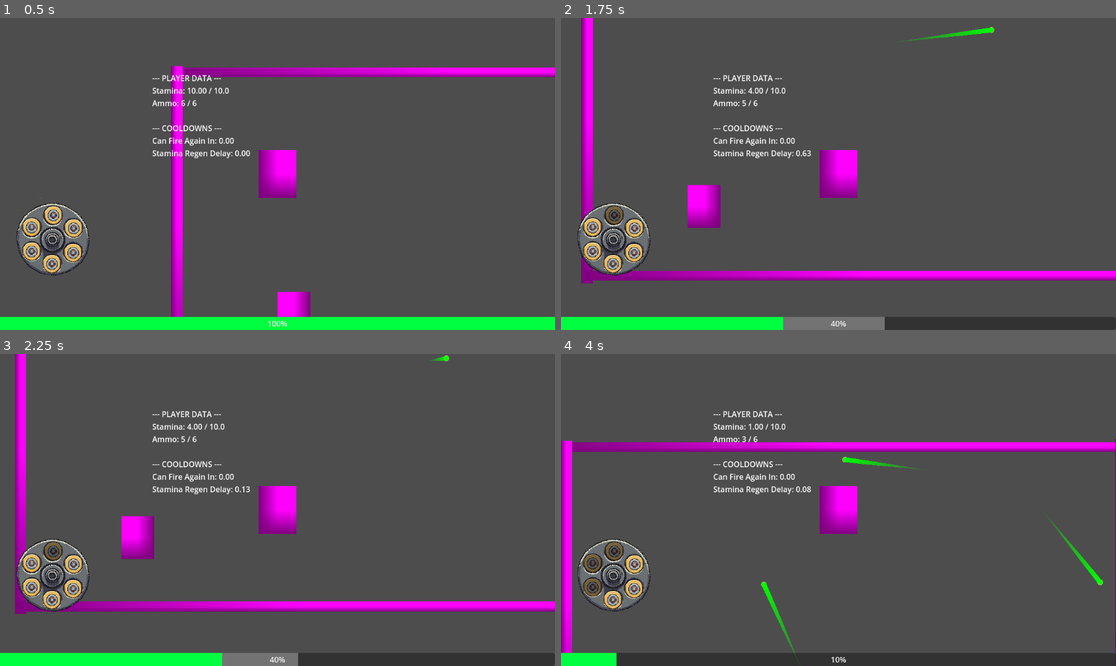
Above: before the commit, frames 1-4 (two rows, left to right).
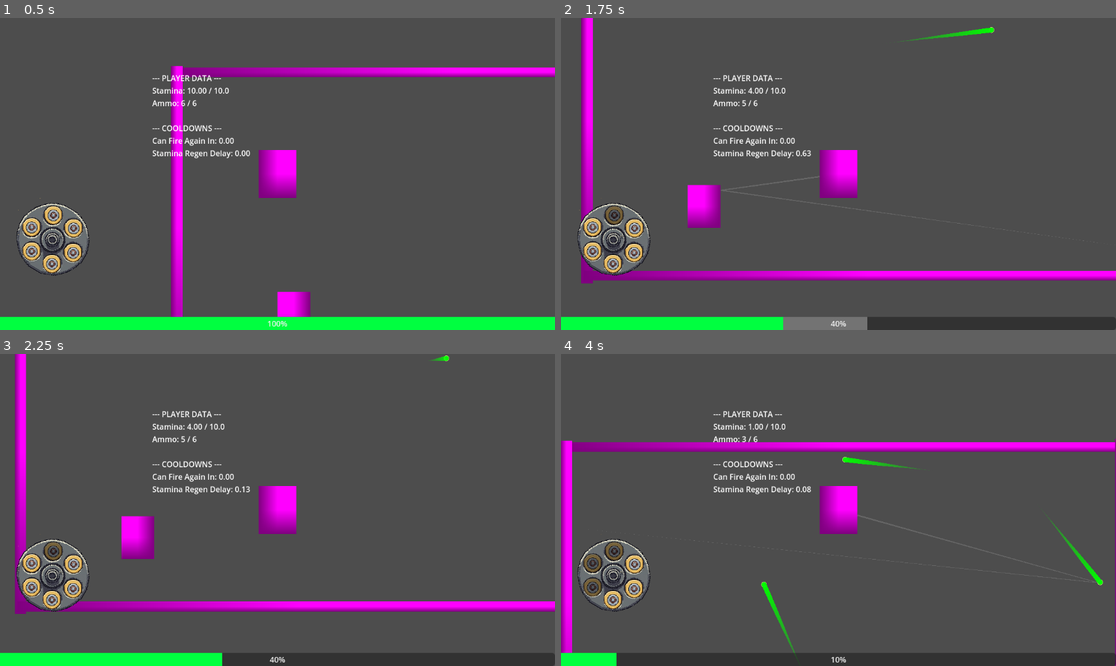
Above: after the commit, the same moments.

Repository: WenKaiDaWa/Timeless-Chase
Game: Godot game, scene res://scenes/test_gym.tscn
Same seed, same stepped clock (60 frames per second), same inputs: the game is played once before the commit and once after it.
Inputs (mouse positions are in pixels of both pictures, inside the frame that each line leads up to):
- Up to frame 1 (0.5 s): no input
- Up to frame 2 (1.75 s): tap Enter at 0.5 s; move the mouse to (960, 158) at 0.52 s; hold D (move_right) 0.53-1.28 s; click (960, 158) at 0.6 s; tap Shift (roll) at 0.8, 1.35 s; move the mouse to (727, 189) at 1.27 s; hold S (move_down) from 1.28 s (still down); tap Q (tactical_freeze) at 1.55 s
- Up to frame 3 (2.25 s): move the mouse to (333, 441) at 2.02 s; release S (move_down) at 2.03 s; hold D (move_right) from 2.03 s (still down); tap Q (tactical_freeze) at 2.1 s
- Up to frame 4 (4 s): click (894, 441) at 2.3 s; move the mouse to (810, 572) at 2.77 s; release D (move_right) at 2.78 s; hold W (move_up) 2.78-3.53 s; click (810, 572) at 2.85 s; tap Shift (roll) at 3.05, 3.6 s; move the mouse to (1005, 556) at 3.52 s; hold A (move_left) from 3.53 s (still down); tap Q (tactical_freeze) at 3.8 s

Frame 1 is identical in both runs. In frame 2, 0.2% of the frame differs, in the area x 29-65%, y 50-100%; in frame 3, 0.6%, in the area x 40-54%, y 95-100%; in frame 4, less than 0.1%.

Commit message:
added trajectory line

Diff:
--- a/scenes/player.tscn
+++ b/scenes/player.tscn
@@ -1,17 +1,26 @@
-[gd_scene load_steps=4 format=3 uid="uid://bxd6kxehl7g0x"]
+[gd_scene load_steps=7 format=3 uid="uid://bxd6kxehl7g0x"]
 
-[ext_resource type="Script" uid="uid://drqf0frndmddc" path="res://My-Game-Project/scripts/player.gd" id="1_pyxjr"]
+[ext_resource type="Script" uid="uid://drqf0frndmddc" path="res://scripts/player.gd" id="1_pyxjr"]
 
 [sub_resource type="PlaceholderTexture2D" id="PlaceholderTexture2D_pls03"]
 
 [sub_resource type="RectangleShape2D" id="RectangleShape2D_g51r6"]
 size = Vector2(76, 98)
 
+[sub_resource type="Curve" id="Curve_3vyb7"]
+_data = [Vector2(0, 1), 0.0, 1.4, 0, 0, Vector2(0.234043, 0), 0.0, 0.0, 0, 0]
+point_count = 2
+
+[sub_resource type="Gradient" id="Gradient_3vyb7"]
+offsets = PackedFloat32Array(0, 0.514085, 1)
+colors = PackedColorArray(0, 0, 0, 1, 0, 0, 0, 1, 1, 1, 1, 0)
+
+[sub_resource type="GradientTexture1D" id="GradientTexture1D_g2els"]
+gradient = SubResource("Gradient_3vyb7")
+
 [node name="Player" type="CharacterBody2D" groups=["player"]]
 collision_layer = 2
 script = ExtResource("1_pyxjr")
-fire_cooldown_duration = 0.4
-slowdown_factor = 0.025
 
 [node name="Sprite2D" type="Sprite2D" parent="."]
 scale = Vector2(-77.23, 99.01)
@@ -19,3 +28,10 @@
 
 [node name="CollisionShape2D" type="CollisionShape2D" parent="."]
 shape = SubResource("RectangleShape2D_g51r6")
+
+[node name="TrajectoryLine" type="Line2D" parent="."]
+z_index = -1
+texture_repeat = 2
+width = 3.0
+width_curve = SubResource("Curve_3vyb7")
+texture = SubResource("GradientTexture1D_g2els")
--- a/scripts/player.gd
+++ b/scripts/player.gd
@@ -37,6 +37,8 @@
 # --- Node References & Preloads ---
 @onready var collision_shape: CollisionShape2D = $CollisionShape2D
 const BouncingBullet = preload("res://scenes/bouncing_bullet.tscn")
+@onready var trajectory_line: Line2D = $TrajectoryLine
+const MAX_BOUNCES = 5
 
 
 func _ready():
@@ -44,6 +46,7 @@
 	current_ammo = max_ammo
 	process_mode = Node.PROCESS_MODE_ALWAYS
 	last_frame_ticks = Time.get_ticks_usec()
+	trajectory_line.visible = false
 
 func _physics_process(delta):
 	if is_rolling: return
@@ -69,16 +72,55 @@
 	if regen_delay_countdown <= 0:
 		current_stamina = move_toward(current_stamina, max_stamina, stamina_regen_rate * manual_delta)
 
+	if target_time_scale != 1.0 and not is_rolling:
+		_update_trajectory()
+
 func handle_inputs():
 	if Input.is_action_just_pressed("fire") and not is_rolling and current_ammo > 0 and fire_cooldown_countdown <= 0:
 		fire_bullet()
 	var input_direction = Input.get_vector("move_left", "move_right", "move_up", "move_down")
+
 	if Input.is_action_just_pressed("tactical_freeze"):
-		target_time_scale = 0.05 if target_time_scale == 1.0 else 1.0
+		if target_time_scale == 1.0:
+			target_time_scale = slowdown_factor
+			trajectory_line.visible = true
+		else:
+			target_time_scale = 1.0
+			trajectory_line.visible = false
+
 	if Input.is_action_just_pressed("roll") and not is_rolling and current_stamina >= roll_cost and input_direction != Vector2.ZERO:
 		perform_roll(input_direction)
 	if Input.is_action_just_pressed("reload"):
 		reload()
+
+func _update_trajectory():
+	trajectory_line.clear_points()
+
+	# These calculations perfectly mirror your fire_bullet() function for accuracy
+	var mouse_position = get_global_mouse_position()
+	var fire_direction = (mouse_position - global_position).normalized()
+	var start_pos = global_position + fire_direction * 20
+
+	var remaining_bounces = MAX_BOUNCES
+	var space_state = get_world_2d().direct_space_state
+
+	# Add the very first point of the line
+	trajectory_line.add_point(to_local(start_pos))
+
+	while remaining_bounces >= 0:
+		var query = PhysicsRayQueryParameters2D.create(start_pos, start_pos + fire_direction * 4000)
+		query.exclude = [self] # Exclude the player itself from the raycast
+
+		var result = space_state.intersect_ray(query)
+
+		if result:
+			trajectory_line.add_point(to_local(result.position))
+			fire_direction = fire_direction.bounce(result.normal)
+			start_pos = result.position + fire_direction * 0.1
+			remaining_bounces -= 1
+		else:
+			trajectory_line.add_point(to_local(start_pos + fire_direction * 4000))
+			break # Stop if the ray flies off into space
 
 func fire_bullet():
 	current_ammo -= 1
@@ -97,6 +139,8 @@
 
 func perform_roll(direction: Vector2):
 	is_rolling = true; current_stamina -= roll_cost; regen_delay_countdown = regen_delay_duration; roll_timer = roll_duration; roll_start_position = global_position; roll_target_position = global_position + direction.normalized() * roll_speed * roll_duration; collision_shape.disabled = true
+	trajectory_line.visible = false
+
 func _process_roll(manual_delta: float):
 	roll_timer -= manual_delta
 	if roll_timer > 0:
--- a/scripts/ui.gd
+++ b/scripts/ui.gd
@@ -1,14 +1,19 @@
 # scripts/ui.gd
 
 extends Control
+
+const GHOST_BAR_SPEED = 5.0 # Speed in stamina units per second.
 
 @onready var stamina_bar: ProgressBar = $StaminaBar
 @onready var stamina_ghost_bar: ProgressBar = $StaminaGhostBar
 @onready var cylinder_ui = $CylinderUI
 
 var player_node: CharacterBody2D
+var previous_ticks: int = 0
 
 func _ready():
+	previous_ticks = Time.get_ticks_usec()
+
 	await get_tree().process_frame
 	if get_tree().root.has_node("TestGym/Player"):
 		player_node = get_tree().root.get_node("TestGym/Player")
@@ -20,15 +25,24 @@
 
 func _process(delta):
 	if player_node == null: return
-	update_stamina_bar(delta)
+
+	# Calculate our own delta that is immune to Engine.time_scale
+	var manual_delta = (Time.get_ticks_usec() - previous_ticks) / 1000000.0
+	previous_ticks = Time.get_ticks_usec()
+
+	# Pass our new manual_delta to the update function
+	update_stamina_bar(manual_delta)
 	update_ammo_display()
 
-func update_stamina_bar(delta: float):
+func update_stamina_bar(manual_delta: float):
 	stamina_bar.value = player_node.current_stamina
-	if stamina_ghost_bar.value > stamina_bar.value:
-		stamina_ghost_bar.value = move_toward(stamina_ghost_bar.value, stamina_bar.value, (delta * 5.0))
-	else:
-		stamina_ghost_bar.value = stamina_bar.value
 
+	# This will now work correctly even when time is slowed down.
+	if stamina_ghost_bar.value != stamina_bar.value:
+		stamina_ghost_bar.value = move_toward(stamina_ghost_bar.value, stamina_bar.value, GHOST_BAR_SPEED * manual_delta)
+
+
+# It tells the cylinder_ui node to update its visuals based on the player's ammo.
 func update_ammo_display():
-	cylinder_ui.update_display(player_node.current_ammo)
+	if cylinder_ui != null:
+		cylinder_ui.update_display(player_node.current_ammo)
